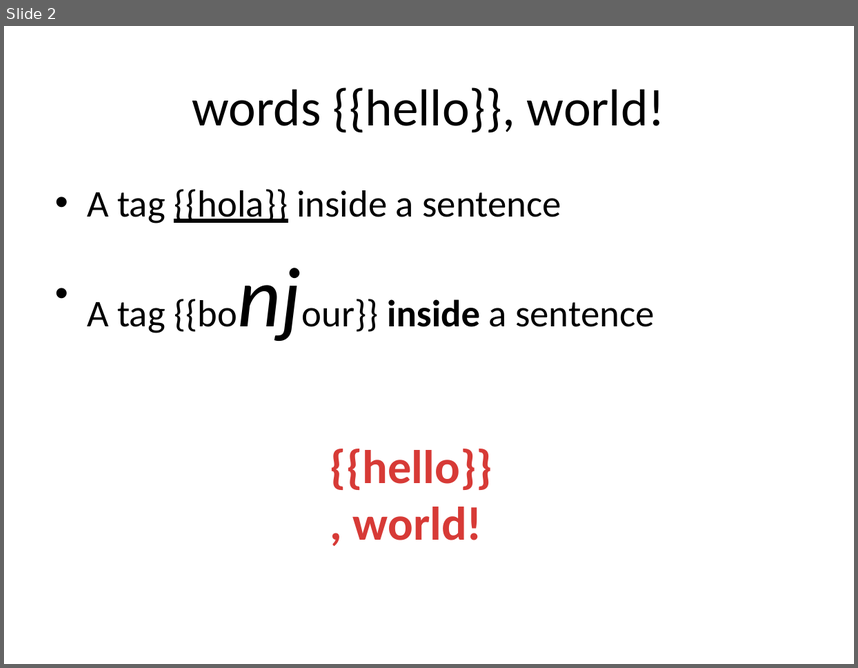
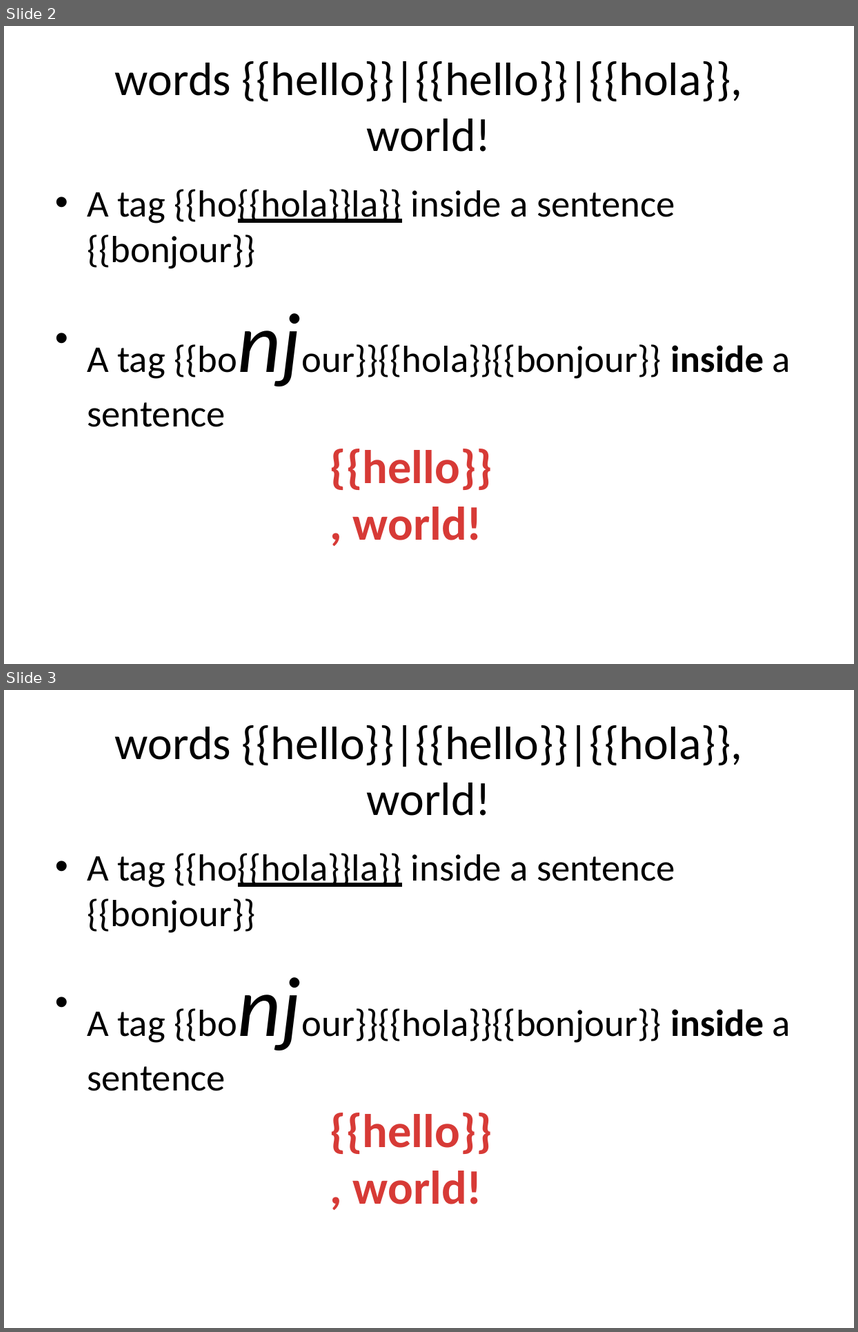
Before and after one commit to tkrotoff/PptxTemplater, a slide deck: PptxTemplating.Tests/files/ReplaceTagInSlide.pptx. Shown one above the other, each under a label of ours: slide 2 before the commit, slides 2 and 3 after it. The pictures are 858x668 and 858x1332 pixels, drawn with LibreOffice and Linux fonts; fonts in the diff are those of the drawing. Boxes give left, top, right and bottom in pixels: in the first picture for what was removed or moved away, otherwise in the second. Text is boxed around its words. In the diff, an @@ line names an element or a change of style, - is before the commit and + after.

```diff
--- a/PptxTemplating.Tests/files/ReplaceTagInSlide.pptx
+++ b/PptxTemplating.Tests/files/ReplaceTagInSlide.pptx
@@ slide 3 added at (4, 690, 854, 1328), background #FFFFFF @@
@@ title added at (115, 725, 742, 816), 39.6 pt, text #000000 @@
+words {{hello}}|{{hello}}|{{hola}}, world!
@@ text added at (87, 853, 791, 1043), 32 pt, text #000000 @@
+• A tag {{ho{{hola}}la}} inside a sentence {{bonjour}}
+• A tag {{bonjour}}{{hola}}{{bonjour}} inside a sentence
@@ text added at (330, 1112, 493, 1204), 40 pt, text none, bold @@
+{{hello}}, world!
@@ slide 2 changed as well @@
@@ title at (115, 61, 742, 152): text changed; size 44 to 39.6 pt @@
-words {{hello}}, world!
+words {{hello}}|{{hello}}|{{hola}}, world!
@@ text at (87, 189, 791, 379): text changed @@
-• A tag {{hola}} inside a sentence
-• A tag {{bonjour}} inside a sentence
+• A tag {{ho{{hola}}la}} inside a sentence {{bonjour}}
+• A tag {{bonjour}}{{hola}}{{bonjour}} inside a sentence
```
Also in this commit, not shown: 1 other slide changed, 2 other files.
